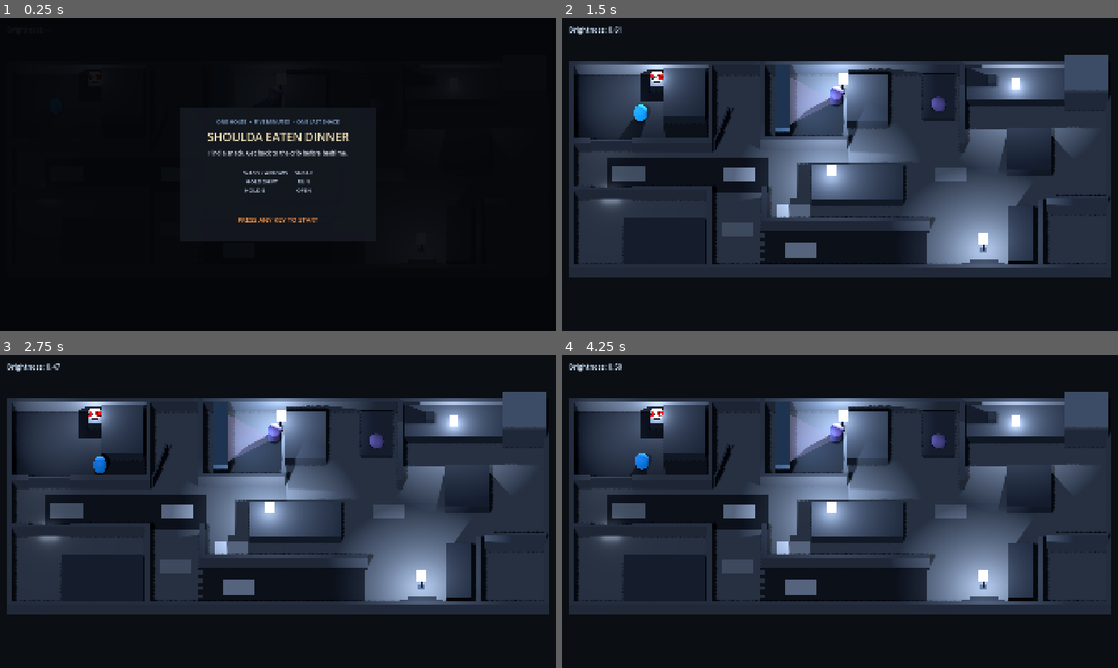
Above: before the commit, frames 1-4 (two rows, left to right).
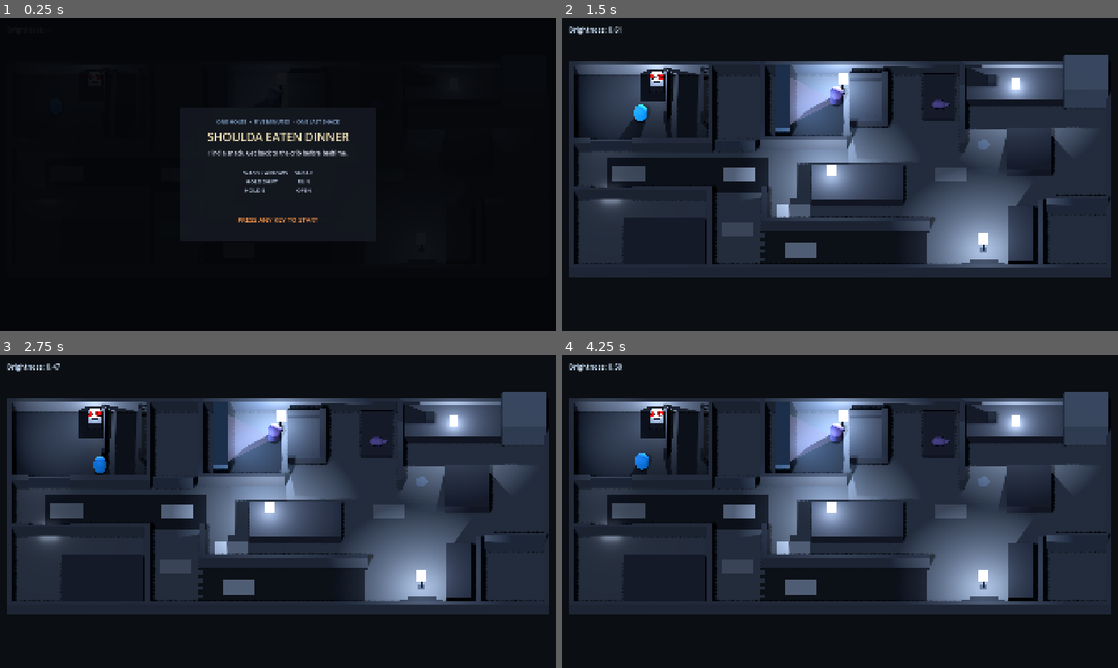
Above: after the commit, the same moments.

Repository: mrglass86/gmtk-gamejam-2026
Game: Godot game, scene res://scenes/Main.tscn
The game is run twice, just before and just after one commit, with the same random seed, the same clock (stepped at 60 frames per second) and the same inputs.
Inputs (mouse positions are in pixels of both pictures, inside the frame that each line leads up to):
- Up to frame 1 (0.25 s): no input
- Up to frame 2 (1.5 s): tap Enter at 0.5 s; move the mouse to (962, 158) at 0.52 s; hold D (move_right) 0.53-1.28 s; hold E (interact) 0.53-1.28 s; click (962, 158) at 0.67 s; tap Space at 0.77 s; move the mouse to (728, 190) at 1.27 s; hold S (move_back) from 1.28 s (still down); tap Shift (run) at 1.35 s
- Up to frame 3 (2.75 s): tap Space at 1.52 s; move the mouse to (333, 442) at 2.02 s; release S (move_back) at 2.03 s; hold D (move_right) from 2.03 s (still down); hold E (interact) from 2.03 s (still down)
- Up to frame 4 (4.25 s): move the mouse to (812, 574) at 2.77 s; release D (move_right) at 2.78 s; release E (interact) at 2.78 s; hold W (move_forward) 2.78-3.53 s; tap Shift (run) at 2.85 s; click (812, 574) at 2.92 s; tap Space at 3.02, 3.77 s; move the mouse to (1006, 558) at 3.52 s; hold A (move_left) from 3.53 s (still down); hold E (interact) from 3.53 s (still down)

The runs differ from the first frame. In frame 2, 1.8% of the frame differs, in the area x 18-99%, y 12-46%; in frame 3, 2.2%; in frame 4, 2.1%.

Commit message:
Build A10 presentation geometry

Diff:
--- a/game/scenes/Main.tscn
+++ b/game/scenes/Main.tscn
@@ -23,7 +23,7 @@
 background_color = Color(0.045, 0.055, 0.07, 1)
 ambient_light_source = 3
 ambient_light_color = Color(0.38, 0.42, 0.5, 1)
-ambient_light_energy = 0.08
+ambient_light_energy = 0.05
 tonemap_mode = 2
 
 [sub_resource type="NavigationMesh" id="NavigationMesh_static"]
@@ -56,9 +56,13 @@
 albedo_color = Color(0.63, 0.56, 0.82, 1)
 roughness = 0.85
 
-[sub_resource type="SphereMesh" id="SphereMesh_pet"]
-radius = 0.42
-height = 0.84
+[sub_resource type="CapsuleMesh" id="CapsuleMesh_pet"]
+radius = 0.24
+height = 0.75
+
+[sub_resource type="SphereMesh" id="SphereMesh_pet_snout"]
+radius = 0.15
+height = 0.22
 
 [sub_resource type="StandardMaterial3D" id="PetMaterial"]
 albedo_color = Color(0.63, 0.56, 0.82, 1)
@@ -195,7 +199,14 @@
 script = ExtResource("4_pet")
 
 [node name="Body" type="MeshInstance3D" parent="Pet"]
-mesh = SubResource("SphereMesh_pet")
+rotation_degrees = Vector3(0, 0, 90)
+mesh = SubResource("CapsuleMesh_pet")
+material_override = SubResource("PetMaterial")
+
+[node name="Snout" type="MeshInstance3D" parent="Pet"]
+position = Vector3(0.43, 0.02, 0)
+scale = Vector3(1.15, 0.8, 0.8)
+mesh = SubResource("SphereMesh_pet_snout")
 material_override = SubResource("PetMaterial")
 
 [node name="NavigationAgent3D" type="NavigationAgent3D" parent="Pet"]
@@ -216,23 +227,24 @@
 shape = SubResource("BoxShape_crib_goal")
 
 [node name="Fridge" type="Node3D" parent="."]
-position = Vector3(13.75, 0.0, -4.1)
+position = Vector3(12.48, 0.0, -5.2)
 script = ExtResource("9_door")
 door_kind = 2
 provides_snack = true
 open_rotation_degrees = Vector3(0, -90, 0)
+fridge_blocker_size = Vector3(0.12, 2.1, 2.2)
 
 [node name="DoorVisual" type="StaticBody3D" parent="Fridge"]
-position = Vector3(1.2, 0, 0)
+position = Vector3(0, 0, -1.1)
 
 [node name="Panel" type="MeshInstance3D" parent="Fridge/DoorVisual"]
-position = Vector3(-1.2, 1.05, 0)
-scale = Vector3(2.4, 2.1, 0.12)
+position = Vector3(0, 1.05, 1.1)
+scale = Vector3(0.12, 2.1, 2.2)
 mesh = SubResource("DoorPanelMesh")
 material_override = SubResource("DoorPanelMaterial")
 
 [node name="SpillLight" type="OmniLight3D" parent="Fridge"]
-position = Vector3(0, 1.05, 0.15)
+position = Vector3(-0.15, 1.05, 0)
 light_color = Color(0.78, 0.88, 1, 1)
 light_energy = 0.0
 omni_range = 0.0
@@ -262,6 +274,22 @@
 position = Vector3(-1.15, 0, 0)
 
 [node name="Panel" type="MeshInstance3D" parent="BedroomDoor/DoorVisual"]
+position = Vector3(1.15, 0.6, 0)
+scale = Vector3(2.3, 1.2, 0.12)
+mesh = SubResource("DoorPanelMesh")
+material_override = SubResource("DoorPanelMaterial")
+
+[node name="BathroomDoor" type="Node3D" parent="Level"]
+position = Vector3(-5.85, 0.0, -1.5)
+script = ExtResource("9_door")
+player_path = NodePath("../../Player")
+snack_path = NodePath("../../Snack")
+open_rotation_degrees = Vector3(0, 90, 0)
+
+[node name="DoorVisual" type="StaticBody3D" parent="Level/BathroomDoor"]
+position = Vector3(-1.15, 0, 0)
+
+[node name="Panel" type="MeshInstance3D" parent="Level/BathroomDoor/DoorVisual"]
 position = Vector3(1.15, 0.6, 0)
 scale = Vector3(2.3, 1.2, 0.12)
 mesh = SubResource("DoorPanelMesh")
--- a/game/scripts/AudioDirector.gd
+++ b/game/scripts/AudioDirector.gd
@@ -46,6 +46,9 @@
 	"../BedroomDoor"
 )
 @export_node_path("DinnerDoor") var pantry_door_path: NodePath = NodePath("../Pantry")
+@export_node_path("DinnerDoor") var bathroom_door_path: NodePath = NodePath(
+	"../Level/BathroomDoor"
+)
 
 @export_group("Countdown Tells")
 @export var tv_click_position: Vector3 = Vector3(-2.75, 1.0, -4.1)
@@ -56,7 +59,7 @@
 @export var tell_max_distance: float = 18.0
 
 @export_group("Footsteps")
-@export var carpet_step_volume_db: float = -17.0
+@export var carpet_step_volume_db: float = -25.0
 @export var hardwood_step_volume_db: float = -10.0
 @export var creak_step_volume_db: float = -5.0
 @export var toy_squeak_volume_db: float = -3.0
@@ -266,7 +269,11 @@
 
 
 func _collect_doors() -> void:
-	for door_path: NodePath in [bedroom_door_path, pantry_door_path]:
+	for door_path: NodePath in [
+		bedroom_door_path,
+		pantry_door_path,
+		bathroom_door_path,
+	]:
 		var door: DinnerDoor = get_node_or_null(door_path) as DinnerDoor
 		if door == null:
 			continue
--- a/game/scripts/LevelBuilder.gd
+++ b/game/scripts/LevelBuilder.gd
@@ -90,14 +90,15 @@
 
 
 func _build_props() -> void:
-	_add_prop("CribBlock", Vector3(-8.7, 0.45, -4.7), Vector3(2.3, 0.9, 3.0), prop_color)
+	_add_crib()
 	_add_prop("Nightstand", Vector3(-10.2, 0.35, -5.6), Vector3(0.8, 0.7, 0.8), prop_color)
 	_add_prop("TVConsole", Vector3(-3.2, 0.75, -4.1), Vector3(0.8, 1.5, 4.0), Color("#627b92"))
-	_add_prop("Couch", Vector3(1.55, 0.4, -4.4), Vector3(2.3, 0.8, 3.0), prop_color)
+	_add_couch()
 	_add_prop("DogBed", Vector3(5.5, 0.15, -4.75), Vector3(1.8, 0.3, 2.7), prop_color)
 	_add_prop("KitchenCounter", Vector3(9.8, 0.45, -5.35), Vector3(5.4, 0.9, 2.1), prop_color)
 	_add_prop("FridgeBlock", Vector3(13.75, 1.1, -5.3), Vector3(2.4, 2.2, 2.2), Color("#9aa5b0"))
 	_add_prop("KitchenTable", Vector3(10.55, 0.4, -1.2), Vector3(2.5, 0.8, 2.6), prop_color)
+	_add_kitchen_bowl()
 	_add_prop("DiningTable", Vector3(0.95, 0.4, 0.9), Vector3(5.1, 0.8, 2.2), prop_color)
 	_add_prop("AdultBed", Vector3(-9.8, 0.4, 4.75), Vector3(4.6, 0.8, 3.1), prop_color)
 	_add_prop("HallShelf", Vector3(10.1, 0.55, 4.35), Vector3(1.4, 1.1, 3.5), prop_color)
@@ -105,7 +106,6 @@
 	_add_prop("KitchenSpeaker", Vector3(8.5, 1.15, -5.3), Vector3(0.5, 0.5, 0.5), Color("#6f7882"))
 	_add_visual_prop("FrontDoor", Vector3(8.0, 0.575, 6.3), Vector3(2.4, 1.15, 0.15), Color("#59616b"))
 	_add_visual_prop("DoorMat", Vector3(8.0, 0.01, 5.85), Vector3(1.6, 0.02, 0.9), carpet_color)
-	_add_ajar_bathroom_door()
 
 
 func _build_lights() -> void:
@@ -144,7 +144,15 @@
 		0.85,
 		0.0
 	)
-	_add_area_glow("TVGlow", Vector3(-2.75, 1.25, -4.1), Vector3(0.0, -90.0, 0.0), Color("#7ea5d8"))
+	_add_area_glow(
+		"TVGlow",
+		Vector3(-2.75, 1.25, -4.1),
+		Vector3.ZERO,
+		Color("#7ea5d8"),
+		0.75
+	)
+	var tv_glow: AreaLight3D = $TVGlow as AreaLight3D
+	tv_glow.look_at(Vector3(1.55, 0.4, -4.4), Vector3.UP)
 	_add_area_glow("WindowGlow", Vector3(-14.75, 2.4, -4.0), Vector3(0.0, -90.0, 0.0), Color("#c7d5e7"))
 	_add_area_glow("DoorStripGlow", Vector3(-12.75, 0.2, 1.3), Vector3(-90.0, 0.0, 0.0), Color("#d5dce8"))
 
@@ -253,16 +261,81 @@
 	add_child(prop)
 
 
-func _add_ajar_bathroom_door() -> void:
-	var hinge: Node3D = Node3D.new()
-	hinge.name = "BathroomDoor"
-	hinge.position = Vector3(-7.0, 0.0, -1.5)
-	hinge.rotation_degrees.y = 70.0
-	var panel: Node3D = Node3D.new()
-	panel.position = Vector3(1.15, 0.575, 0.0)
-	_add_box_visual(panel, Vector3(2.3, 1.15, 0.12), Color("#59616b"))
-	hinge.add_child(panel)
-	add_child(hinge)
+func _add_crib() -> void:
+	var crib: StaticBody3D = StaticBody3D.new()
+	crib.name = "CribBlock"
+	crib.position = Vector3(-8.7, 0.0, -4.7)
+	crib.add_to_group("nav_source")
+	_add_box_collision(crib, Vector3(2.3, 0.9, 3.0), Vector3(0.0, 0.45, 0.0))
+	for post_x: float in [-1.02, 1.02]:
+		for post_z: float in [-1.36, 1.36]:
+			_add_box_visual_part(
+				crib,
+				"Post",
+				Vector3(post_x, 0.55, post_z),
+				Vector3(0.18, 1.1, 0.18),
+				prop_color
+			)
+	for rail_x: float in [-1.02, 1.02]:
+		for rail_y: float in [0.38, 0.82]:
+			_add_box_visual_part(
+				crib,
+				"SideRail",
+				Vector3(rail_x, rail_y, 0.0),
+				Vector3(0.14, 0.12, 2.55),
+				prop_color
+			)
+	add_child(crib)
+
+
+func _add_couch() -> void:
+	var couch: StaticBody3D = StaticBody3D.new()
+	couch.name = "Couch"
+	couch.position = Vector3(1.55, 0.0, -4.4)
+	couch.add_to_group("nav_source")
+	_add_box_collision(couch, Vector3(2.3, 0.8, 3.0), Vector3(0.0, 0.4, 0.0))
+	_add_box_visual_part(
+		couch,
+		"Seat",
+		Vector3(-0.15, 0.28, 0.0),
+		Vector3(1.75, 0.38, 2.65),
+		prop_color
+	)
+	_add_box_visual_part(
+		couch,
+		"Back",
+		Vector3(0.96, 0.68, 0.0),
+		Vector3(0.32, 0.92, 3.0),
+		prop_color
+	)
+	for arm_z: float in [-1.37, 1.37]:
+		_add_box_visual_part(
+			couch,
+			"Arm",
+			Vector3(-0.08, 0.56, arm_z),
+			Vector3(1.78, 0.62, 0.26),
+			prop_color
+		)
+	add_child(couch)
+
+
+func _add_kitchen_bowl() -> void:
+	var bowl: Node3D = Node3D.new()
+	bowl.name = "KitchenBowl"
+	bowl.position = Vector3(8.0, 0.08, -1.8)
+	var mesh_instance: MeshInstance3D = MeshInstance3D.new()
+	mesh_instance.name = "Bowl"
+	var mesh: CylinderMesh = CylinderMesh.new()
+	mesh.top_radius = 0.32
+	mesh.bottom_radius = 0.25
+	mesh.height = 0.12
+	var material: StandardMaterial3D = StandardMaterial3D.new()
+	material.albedo_color = Color("#7f8d9c")
+	material.roughness = 0.72
+	mesh_instance.mesh = mesh
+	mesh_instance.material_override = material
+	bowl.add_child(mesh_instance)
+	add_child(bowl)
 
 
 func _add_omni(
@@ -270,7 +343,8 @@
 	zone: String,
 	position_value: Vector3,
 	energy_scale: float,
-	fixture_base_height: float
+	fixture_base_height: float,
+	range_override: float = -1.0
 ) -> void:
 	var fixture: Node3D = Node3D.new()
 	fixture.name = node_name
@@ -282,7 +356,10 @@
 	light.position = Vector3(0.0, position_value.y, 0.0)
 	light.light_color = Color("#d6e1f2")
 	light.light_energy = lamp_energy * energy_scale
-	light.omni_range = lamp_range
+	var effective_range: float = (
+		range_override if range_override > 0.0 else lamp_range
+	)
+	light.omni_range = effective_range
 	light.shadow_enabled = true
 	fixture.add_child(light)
 	add_child(fixture)
@@ -290,7 +367,7 @@
 		node_name,
 		zone,
 		Vector3(position_value.x, 0.0, position_value.z),
-		lamp_range
+		effective_range
 	)
 
 
@@ -357,15 +434,41 @@
 	parent.add_child(mesh_instance)
 
 
-func _add_area_glow(node_name: String, position_value: Vector3, rotation_degrees_value: Vector3, color: Color) -> void:
+func _add_area_glow(
+	node_name: String,
+	position_value: Vector3,
+	rotation_degrees_value: Vector3,
+	color: Color,
+	energy_scale: float = 0.45
+) -> void:
 	var glow: AreaLight3D = AreaLight3D.new()
 	glow.name = node_name
 	glow.position = position_value
 	glow.rotation_degrees = rotation_degrees_value
 	glow.light_color = color
-	glow.light_energy = lamp_energy * 0.45
+	glow.light_energy = lamp_energy * energy_scale
 	glow.shadow_enabled = false
 	add_child(glow)
+
+
+func _add_box_visual_part(
+	parent: Node3D,
+	part_name: String,
+	local_position: Vector3,
+	dimensions: Vector3,
+	color: Color
+) -> void:
+	var mesh_instance: MeshInstance3D = MeshInstance3D.new()
+	mesh_instance.name = part_name
+	mesh_instance.position = local_position
+	var mesh: BoxMesh = BoxMesh.new()
+	mesh.size = dimensions
+	var material: StandardMaterial3D = StandardMaterial3D.new()
+	material.albedo_color = color
+	material.roughness = 1.0
+	mesh_instance.mesh = mesh
+	mesh_instance.material_override = material
+	parent.add_child(mesh_instance)
 
 
 func _add_box_visual(parent: Node3D, dimensions: Vector3, color: Color) -> void:
@@ -380,11 +483,16 @@
 	parent.add_child(mesh_instance)
 
 
-func _add_box_collision(parent: Node3D, dimensions: Vector3) -> void:
+func _add_box_collision(
+	parent: Node3D,
+	dimensions: Vector3,
+	local_position: Vector3 = Vector3.ZERO
+) -> void:
 	var collision: CollisionShape3D = CollisionShape3D.new()
 	var shape: BoxShape3D = BoxShape3D.new()
 	shape.size = dimensions
 	collision.shape = shape
+	collision.position = local_position
 	parent.add_child(collision)
 
 
--- a/game/scripts/PhaseDirector.gd
+++ b/game/scripts/PhaseDirector.gd
@@ -11,8 +11,8 @@
 )
 
 @export_group("TV Flicker")
-@export_range(0.0, 0.2) var tv_flicker_amount: float = 0.055
-@export var tv_flicker_speed: float = 15.0
+@export_range(0.0, 0.25) var tv_flicker_amount: float = 0.16
+@export var tv_flicker_speed: float = 12.0
 
 var _level: Node3D
 var _fridge: DinnerDoor
